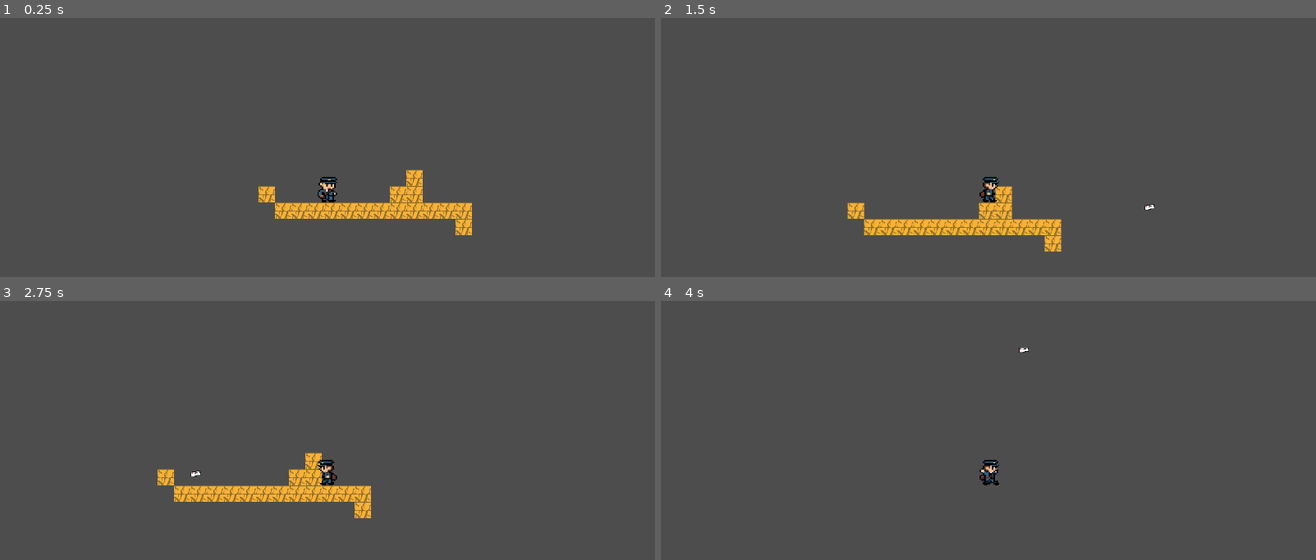
Above: before the commit, frames 1-4 (two rows, left to right).
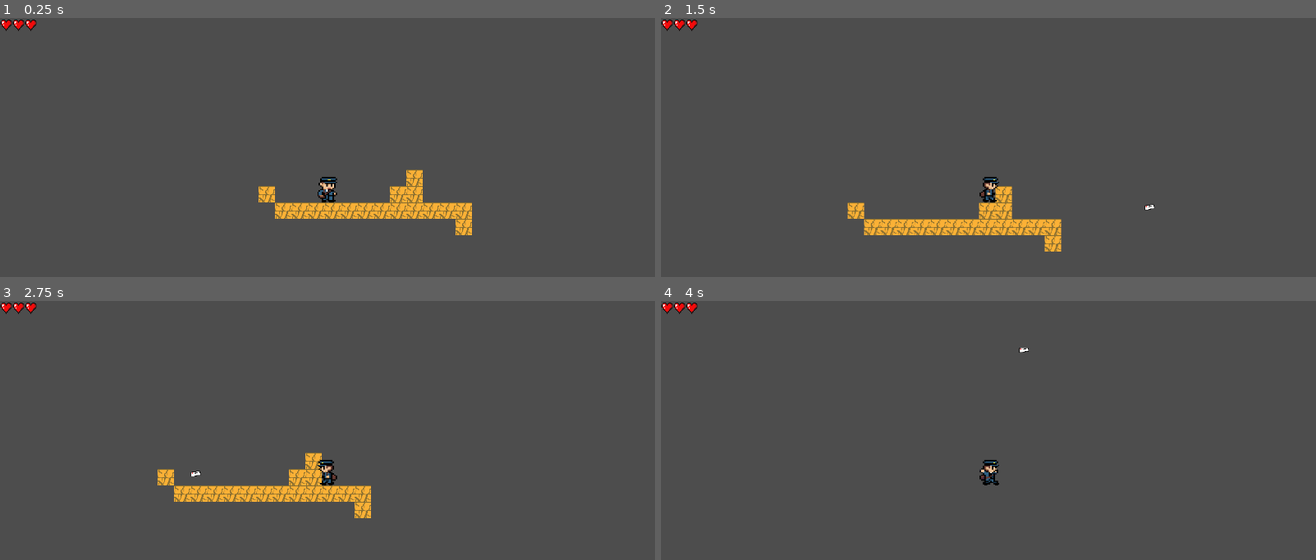
Above: after the commit, the same moments.

Repository: Suukhii/Delivery-through-time
Game: Godot game, scene res://scenes/city.tscn
Two runs of this game, one before a commit and one after it. Both use one fixed random seed, a clock stepped at 60 frames per second and the inputs below. This scene is started directly instead of the project's main scene.
Inputs:
- Up to frame 1 (0.25 s): no input
- Up to frame 2 (1.5 s): hold K (shoot_player_projectile) 0.53-1.28 s; hold Right (move_right) from 0.53 s (still down); tap Space (jump) at 0.77 s; tap K (shoot_player_projectile) at 1.35 s
- Up to frame 3 (2.75 s): tap Space (jump) at 1.52 s; release Right (move_right) at 2.03 s; hold Left (move_left) from 2.03 s (still down); hold K (shoot_player_projectile) from 2.03 s (still down)
- Up to frame 4 (4 s): release Left (move_left) at 2.78 s; release K (shoot_player_projectile) at 2.78 s; hold Right (move_right) from 2.78 s (still down); tap K (shoot_player_projectile) at 2.85 s; tap Space (jump) at 3.02, 3.77 s; hold K (shoot_player_projectile) from 3.53 s (still down)

The runs differ from the first frame. In frame 1, 0.1% of the frame differs, in the area x 0-6%, y 0-6%; in frame 2, 0.1%; in frame 3, 0.1%; in frame 4, 0.1%.

Commit message:
fixed heart script to restart on second map

Diff:
--- a/scenes/city.tscn
+++ b/scenes/city.tscn
@@ -1,8 +1,9 @@
-[gd_scene load_steps=6 format=4 uid="uid://bt14cpsbp8u86"]
+[gd_scene load_steps=7 format=4 uid="uid://bt14cpsbp8u86"]
 
 [ext_resource type="Texture2D" uid="uid://cvn77a4kkmnos" path="res://assets/sprites/Map/Egypt/DesertBrick_cracked.png" id="1_bih7l"]
 [ext_resource type="Script" uid="uid://rieeqbvr1icv" path="res://scripts/city.gd" id="1_rqxma"]
 [ext_resource type="PackedScene" uid="uid://c04qsrihrd6u4" path="res://scenes/player.tscn" id="2_movw8"]
+[ext_resource type="PackedScene" uid="uid://c8fe8i6atq3rb" path="res://scenes/ui.tscn" id="4_movw8"]
 
 [sub_resource type="TileSetAtlasSource" id="TileSetAtlasSource_58ubr"]
 texture = ExtResource("1_bih7l")
@@ -19,6 +20,8 @@
 script = ExtResource("1_rqxma")
 player_scene = ExtResource("2_movw8")
 
+[node name="UI" parent="." instance=ExtResource("4_movw8")]
+
 [node name="TileMapLayer" type="TileMapLayer" parent="."]
 tile_map_data = PackedByteArray("AAAOABMAAgAAAAAAAAAPABQAAgAAAAAAAAAQABQAAgAAAAAAAAARABQAAgAAAAAAAAASABQAAgAAAAAAAAATAB …(192 unchanged characters)…
 tile_set = SubResource("TileSet_rqxma")
--- a/scripts/heart_container.gd
+++ b/scripts/heart_container.gd
@@ -3,9 +3,14 @@
 @onready var hearts = get_children()  # Gets the 3 TextureRects
 
 func _ready():
-	var player = get_node("/root/Game/Player")  # Change path to your player node
-	player.connect("hit", Callable(self, "_on_player_hit"))
+	var players = get_tree().get_nodes_in_group("Player")
+	if players.size() > 0:
+		var player = players[0]
+		player.connect("hit", Callable(self, "_on_player_hit"))
+	else:
+		print("Player not found!")
 	_reset_hearts()
+
 
 func _on_player_hit(lives_left):
 	if lives_left < hearts.size():
--- a/scripts/player.gd
+++ b/scripts/player.gd
@@ -1,5 +1,5 @@
 extends CharacterBody2D
-
+signal hit
 @export var projectile_scene: PackedScene
 
 @onready var animated_sprite = $AnimatedSprite2D
@@ -23,9 +23,6 @@
 var is_speed_boosted := false
 var speed_timer: Timer
 
-
-
-signal hit
 
 const SPEED = 300.0
 const JUMP_VELOCITY = -500.0
